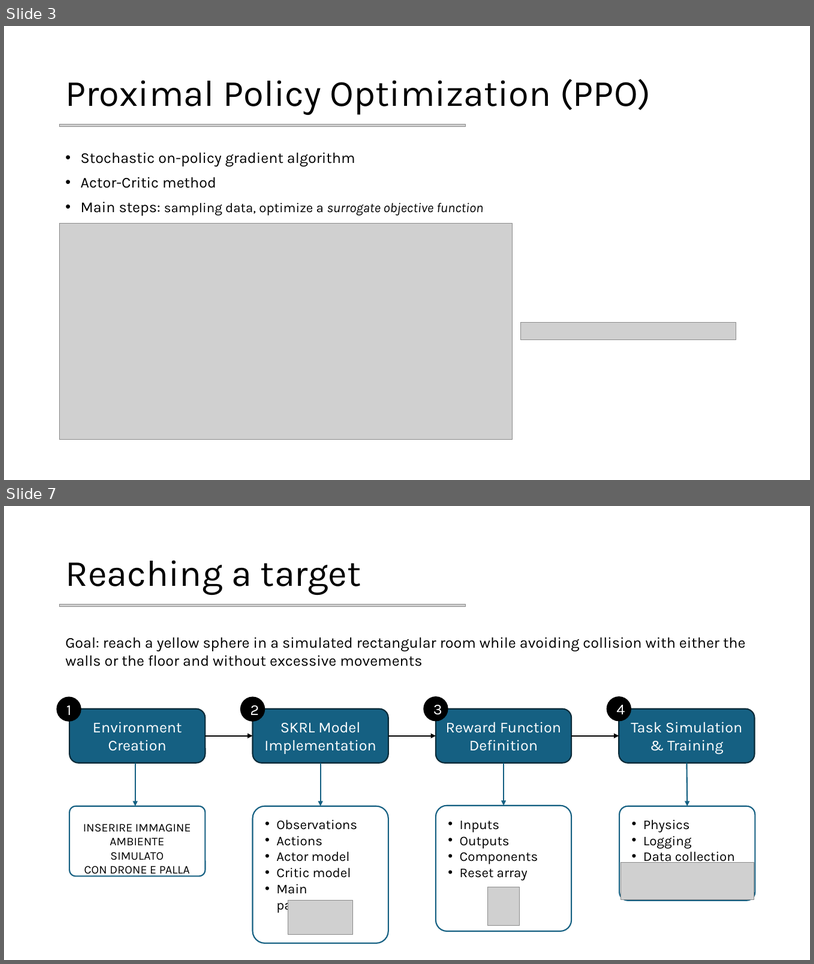
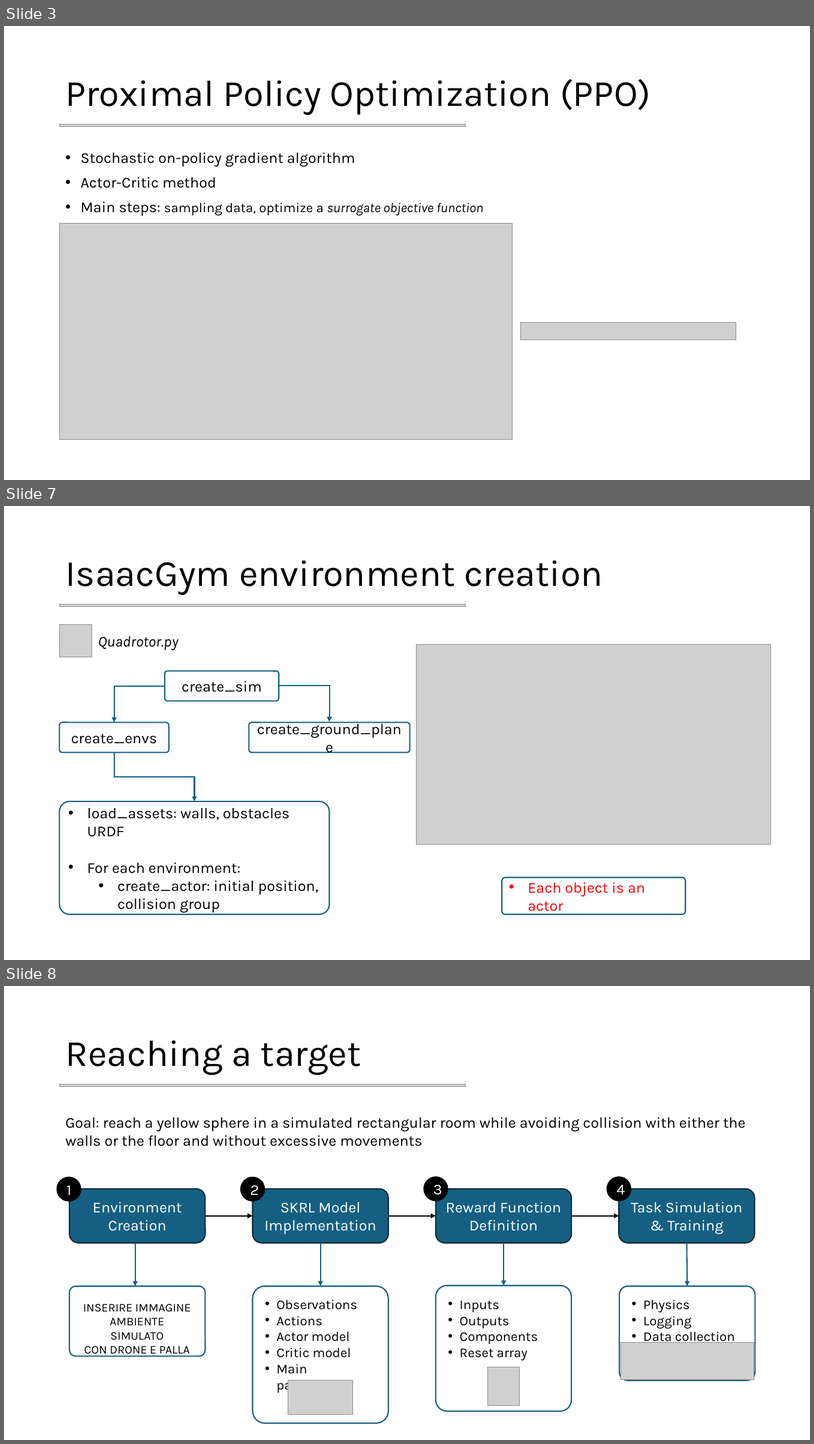
Before and after one commit to mettz/cps-project, a slide deck: Slides.pptx. Shown one above the other, each under a label of ours: slides 3 and 7 before the commit, slides 3, 7 and 8 after it; the slides between them are not shown. The pictures are 814x964 and 814x1444 pixels, drawn with LibreOffice and Linux fonts; fonts in the diff are those of the drawing; grey boxes stand for pictures; background and template pictures are left out. Boxes give left, top, right and bottom in pixels: in the first picture for what was removed or moved away, otherwise in the second. Text is boxed around its words. In the diff, an @@ line names an element or a change of style, - is before the commit and + after.

```diff
--- a/Slides.pptx
+++ b/Slides.pptx
@@ slide 7 added at (x1=4, y1=506, x2=810, y2=960), background #FFFFFF @@
@@ title added at (x1=65, y1=560, x2=603, y2=595), 44 pt, text #000000 @@
+IsaacGym environment creation
@@ picture added at (x1=60, y1=604, x2=466, y2=607) @@
@@ picture added at (x1=60, y1=625, x2=92, y2=657) @@
@@ text added at (x1=98, y1=636, x2=179, y2=650), 18 pt, text #000000, italic @@
+Quadrotor.py
@@ picture added at (x1=417, y1=645, x2=771, y2=844) @@
@@ elbow arrow added from (165, 685) to (114, 722), #156082 1.5 pt @@
@@ rounded rectangle added at (x1=165, y1=671, x2=279, y2=702), fill #FFFFFF, outline #156082 1.5 pt, 18 pt, text #000000 @@
+create_sim
@@ elbow arrow added from (279, 685) to (329, 722), #156082 1.5 pt @@
@@ rounded rectangle added at (x1=60, y1=722, x2=169, y2=752), fill #FFFFFF, outline #156082 1.5 pt, 18 pt, text #000000 @@
+create_envs
@@ rounded rectangle added at (x1=249, y1=722, x2=410, y2=752), fill #FFFFFF, outline #156082 1.5 pt, 18 pt, text #000000 @@
+create_ground_plane
@@ elbow arrow added from (114, 752) to (195, 801), #156082 1.5 pt @@
@@ rounded rectangle added at (x1=60, y1=801, x2=330, y2=915), fill #FFFFFF, outline #156082 1.5 pt, 18 pt, text #000000 @@
+• load_assets: walls, obstacles URDF
+• For each environment:
+  • create_actor: initial position, collision group
@@ rounded rectangle added at (x1=503, y1=877, x2=686, y2=915), fill #FFFFFF, outline #156082 1.5 pt, 18 pt, text #FF0000 @@
+• Each object is an actor
@@ what was slide 7 is now slide 8 @@
```
Also in this commit, not shown: 3 slides changed, 1 other slide added, 1 slide removed.
